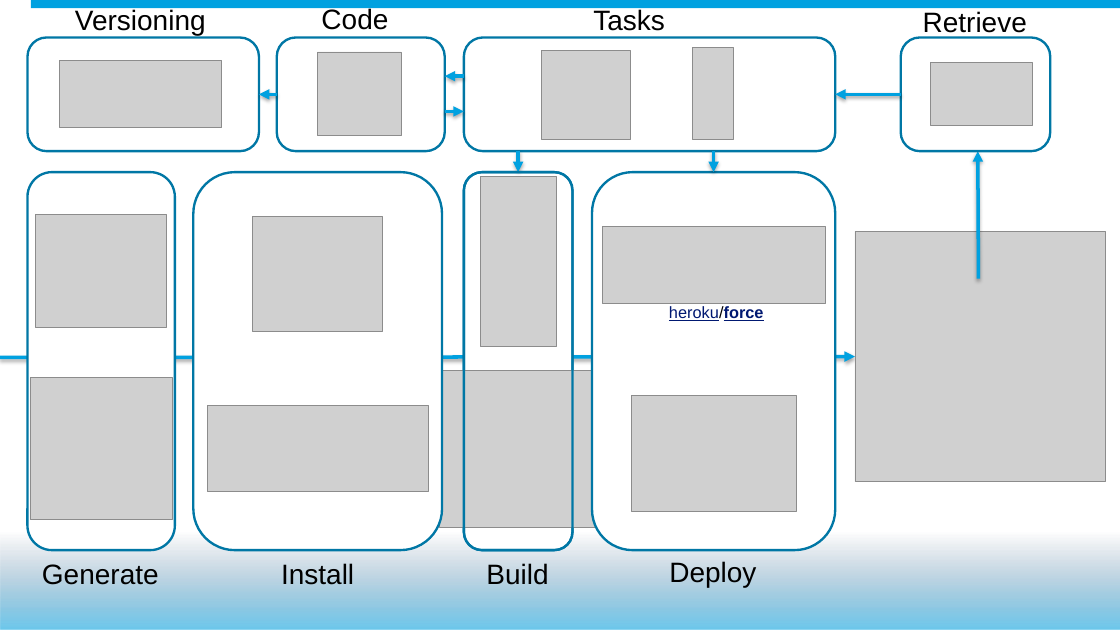
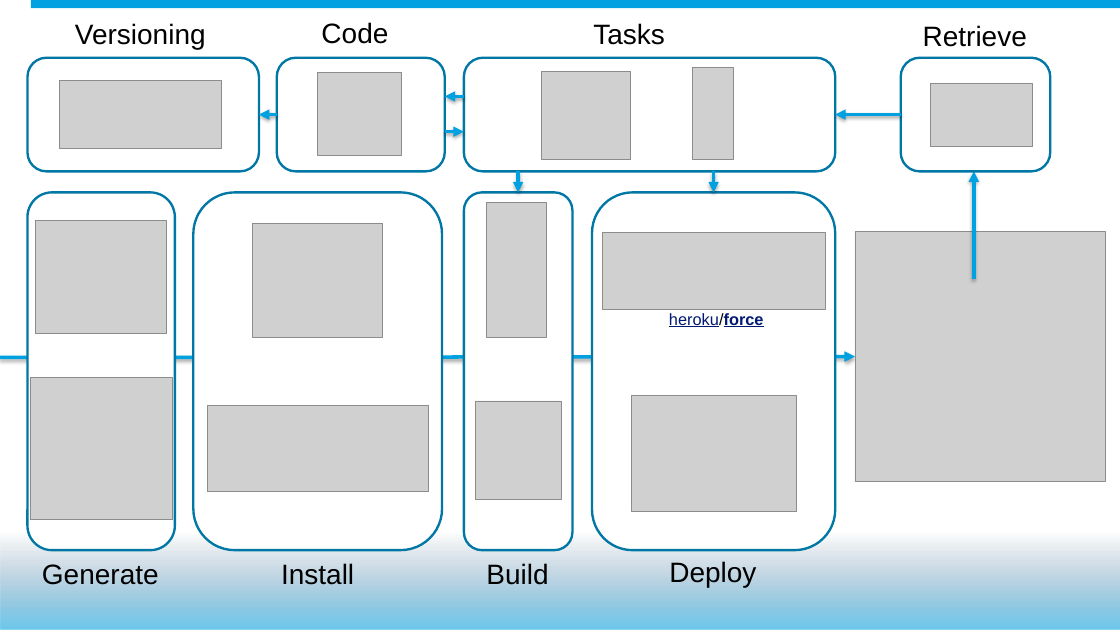
Before and after one commit to mobiletta/VSCode-DF15, a slide deck: slide 18 of John Nelson - DF15 - PowerPoint Presentation - Draft.pptx. Drawn at 1120x630 pixels with LibreOffice and Linux fonts; fonts in the diff are those of the drawing; grey boxes stand for pictures; background and template pictures are left out. Boxes give left, top, right and bottom in pixels: in the first picture for what was removed or moved away, otherwise in the second. Text is boxed around its words. In the diff, an @@ line names an element or a change of style, - is before the commit and + after.

```diff
--- a/John Nelson - DF15 - PowerPoint Presentation - Draft.pptx
+++ b/John Nelson - DF15 - PowerPoint Presentation - Draft.pptx
@@ 4 texts: place and size @@
-4 texts at bbox=[75, 7, 1027, 37]
+4 texts at bbox=[75, 22, 1027, 49]
@@ 6 arrows, 5 pictures, 4 rounded rectangles: place and size @@
-6 arrows, 5 pictures, 4 rounded rectangles at bbox=[28, 38, 1050, 172]
+6 arrows, 5 pictures, 4 rounded rectangles at bbox=[28, 58, 1050, 192]
@@ rounded rectangle removed at bbox=[464, 172, 572, 550] @@
@@ arrow moved from (979, 279) - (978, 151) to (974, 279) - (974, 171) @@
@@ rounded rectangle: place and size @@
-rounded rectangle at bbox=[28, 172, 175, 550]
+rounded rectangle at bbox=[28, 192, 175, 550]
@@ rounded rectangle: place and size @@
-rounded rectangle at bbox=[193, 172, 442, 550]
+rounded rectangle at bbox=[193, 192, 442, 550]
@@ rounded rectangle: place and size @@
-rounded rectangle at bbox=[464, 172, 572, 550]
+rounded rectangle at bbox=[464, 192, 572, 550]
@@ picture: place and size @@
-picture at bbox=[481, 176, 556, 347]
+picture at bbox=[486, 203, 546, 338]
@@ rounded rectangle: place and size @@
-rounded rectangle at bbox=[592, 172, 835, 550]
+rounded rectangle at bbox=[592, 192, 835, 550]
@@ 3 pictures, 1 text: place and size @@
-3 pictures, 1 text at bbox=[36, 214, 825, 331]
+3 pictures, 1 text at bbox=[36, 220, 825, 338]
@@ picture removed at bbox=[439, 371, 597, 528] @@
@@ picture added at bbox=[476, 401, 561, 500] @@
```
